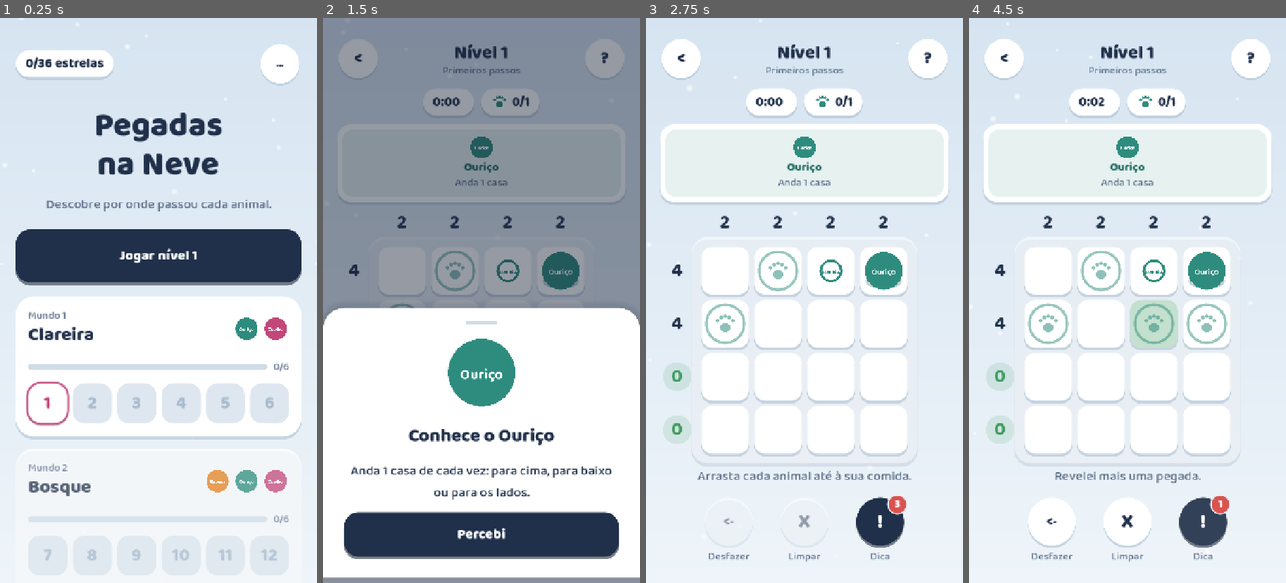
Above: before the commit, frames 1-4 (left to right).
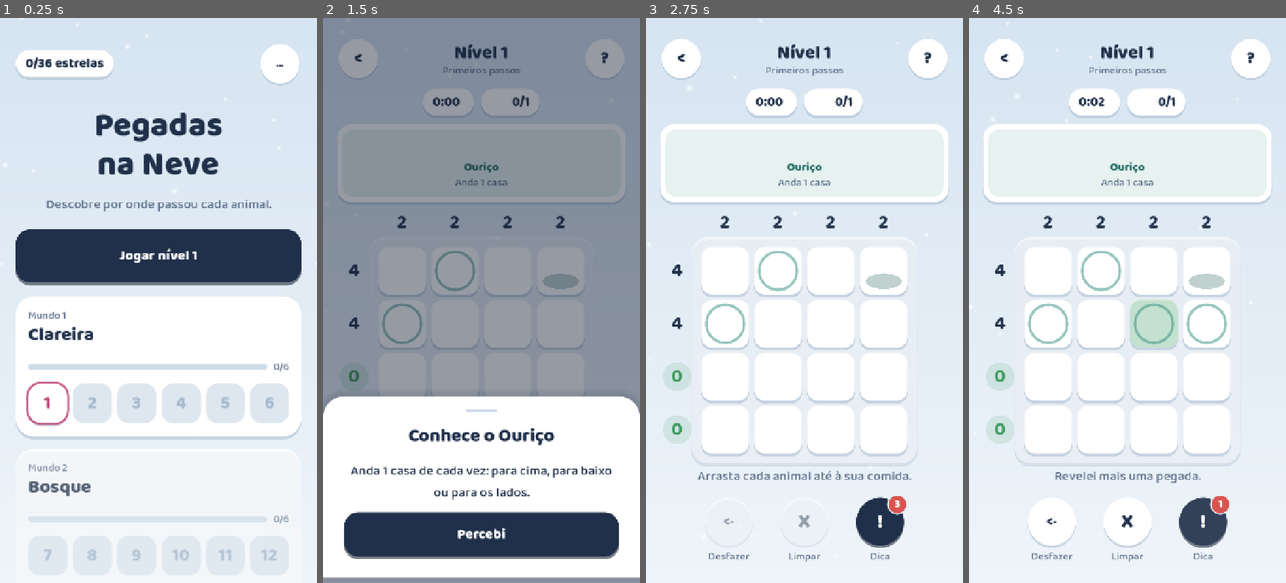
Above: after the commit, the same moments.

Repository: tomasmota77/pegadas-na-neve
Game: Godot game, scene res://scenes/main.tscn
Same seed, same stepped clock (60 frames per second), same inputs: the game is played once before the commit and once after it.
Inputs (mouse positions are in pixels of both pictures, inside the frame that each line leads up to):
- Up to frame 1 (0.25 s): no input
- Up to frame 2 (1.5 s): click "Jogar nível 1" at 0.5 s; click (557, 520) at 1.25 s
- Up to frame 3 (2.75 s): click "Percebi" at 2 s
- Up to frame 4 (4.5 s): click (1203, 520) at 2.75 s; click (1051, 520) at 3.5 s; click (1203, 520) at 4.25 s

The runs differ from the first frame. In frame 1, 1.0% of the frame differs, in the area x 65-91%, y 53-84%; in frame 2, 17%, in the area x 0-100%, y 13-70%; in frame 3, 1.1%; in frame 4, 1.3%.

Commit message:
Apaga as imagens provisórias de assets/images
A pasta fica vazia (com .gitkeep) para receber as imagens novas.

Co-Authored-By: Claude Opus 5.5 <noreply@anthropic.com>
Claude-Session: https://claude.ai/code/session_019qmALCv4ef3vy6rfbU3Dgw

Diff:
--- a/scripts/icon_view.gd
+++ b/scripts/icon_view.gd
@@ -1,6 +1,6 @@
 class_name IconView
 extends Control
-## Mostra um ícone (imagem de assets/images ou o desenho vetorial de Icons).
+## Mostra um ícone de assets/images (escondido enquanto a imagem não existir).
 
 @export var icon_name := "":
 	set(v):
Binary file removed: assets/images/coelho.png
Not shown, removed: assets/images/coelho.png.import
Binary file removed: assets/images/comida_coelho.png
Not shown, removed: assets/images/comida_coelho.png.import
Binary file removed: assets/images/comida_ourico.png
Not shown, removed: assets/images/comida_ourico.png.import
Binary file removed: assets/images/comida_raposa.png
Not shown, removed: assets/images/comida_raposa.png.import
Binary file removed: assets/images/ourico.png
Not shown, removed: assets/images/ourico.png.import
Binary file removed: assets/images/pegada_coelho.png
Not shown, removed: assets/images/pegada_coelho.png.import
(and 9 more such lines)
